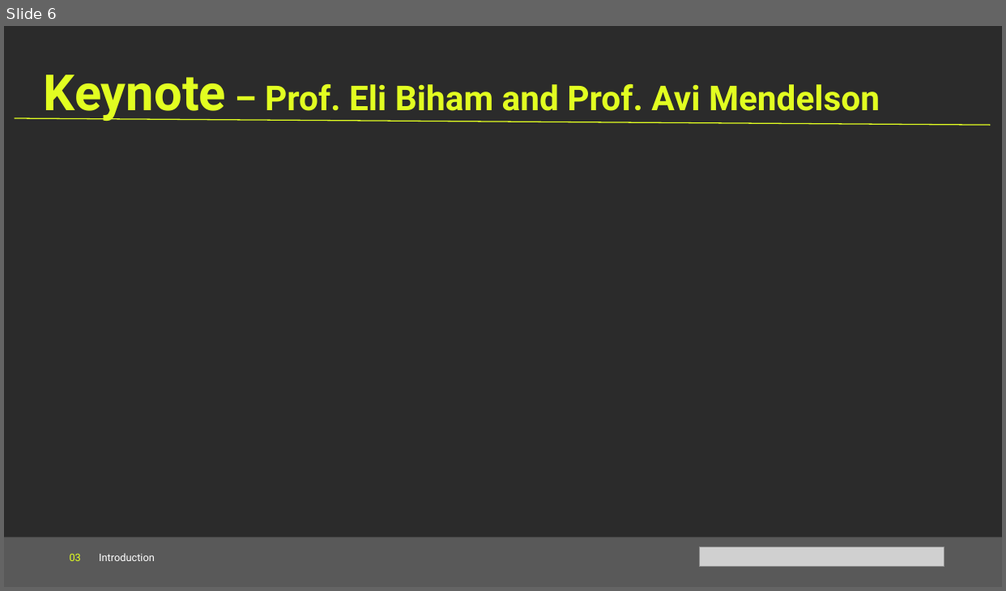
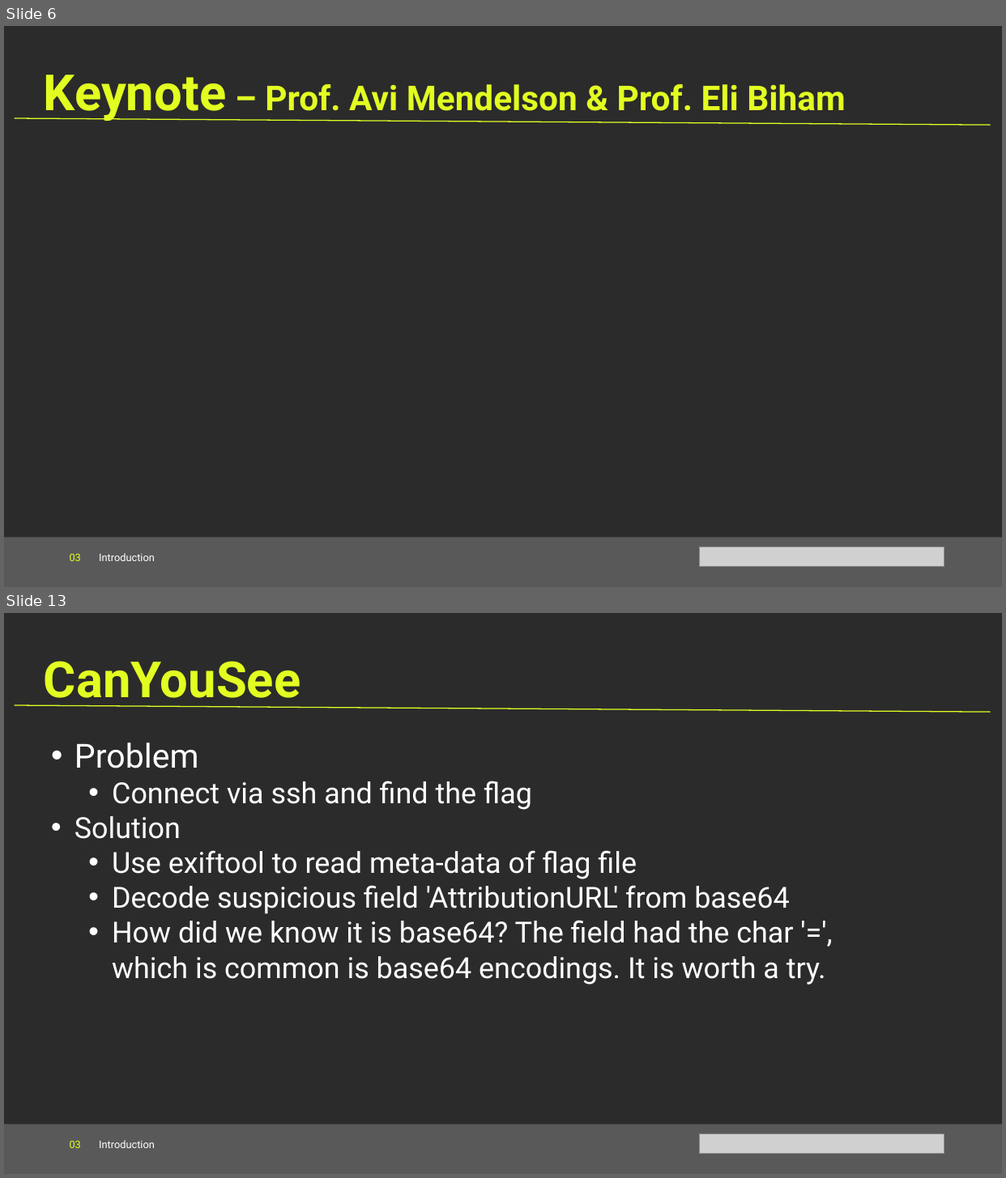
Before and after one commit to Cyanivde/technion-ctf, a slide deck: files/introduction.pptx. Shown one above the other, each under a label of ours: slide 6 before the commit, slides 6 and 13 after it; the slides between them are not shown. The pictures are 1006x591 and 1006x1178 pixels, drawn with LibreOffice and Linux fonts; fonts in the diff are those of the drawing; grey boxes stand for pictures; background and template pictures are left out; a plain dark background stands for a picture behind light text. Boxes give left, top, right and bottom in pixels: in the first picture for what was removed or moved away, otherwise in the second. Text is boxed around its words. In the diff, an @@ line names an element or a change of style, - is before the commit and + after.

```diff
--- a/files/introduction.pptx
+++ b/files/introduction.pptx
@@ slide 13 added at box(4, 613, 1002, 1174), background picture (left out) @@
@@ text added at box(44, 661, 301, 708), 48 pt, text #E2FE21, bold @@
+CanYouSee
@@ line added from (15, 705) to (991, 712), #E2FE21 1 pt @@
@@ text added at box(74, 743, 826, 985), 28 pt, text #FFFFFF @@
+• Problem
+  • Connect via ssh and find the flag
+• Solution
+  • Use exiftool to read meta-data of flag file
+  • Decode suspicious field 'AttributionURL' from base64
+  • How did we know it is base64? The field had the char '=', which is common is base64 encodings. It is worth a try.
@@ rectangle added at box(4, 1124, 1002, 1174), fill #595959 @@
@@ text added at box(70, 1140, 155, 1148), 10 pt, text #FFFFFF @@
+03 Introduction
@@ picture added at box(700, 1134, 944, 1154) @@
@@ slide 6 changed as well @@
@@ text at box(44, 75, 845, 121): text changed @@
-Keynote – Prof. Eli Biham and Prof. Avi Mendelson
+Keynote – Prof. Avi Mendelson & Prof. Eli Biham
```
Also in this commit, not shown: 6 other slides changed, 12 other slides added, 2 other files.
